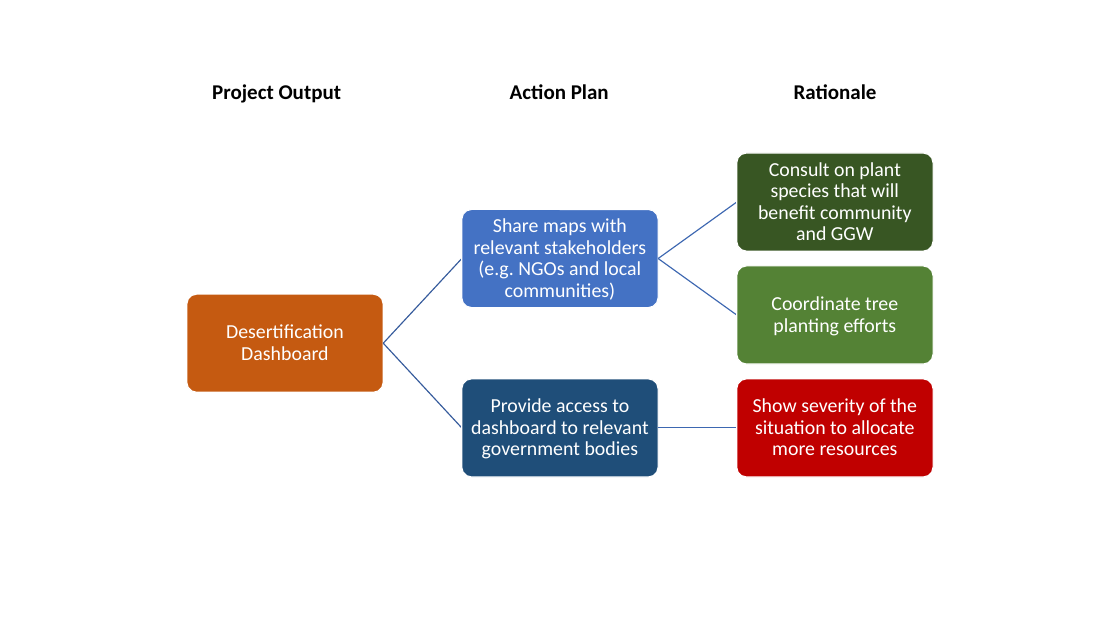
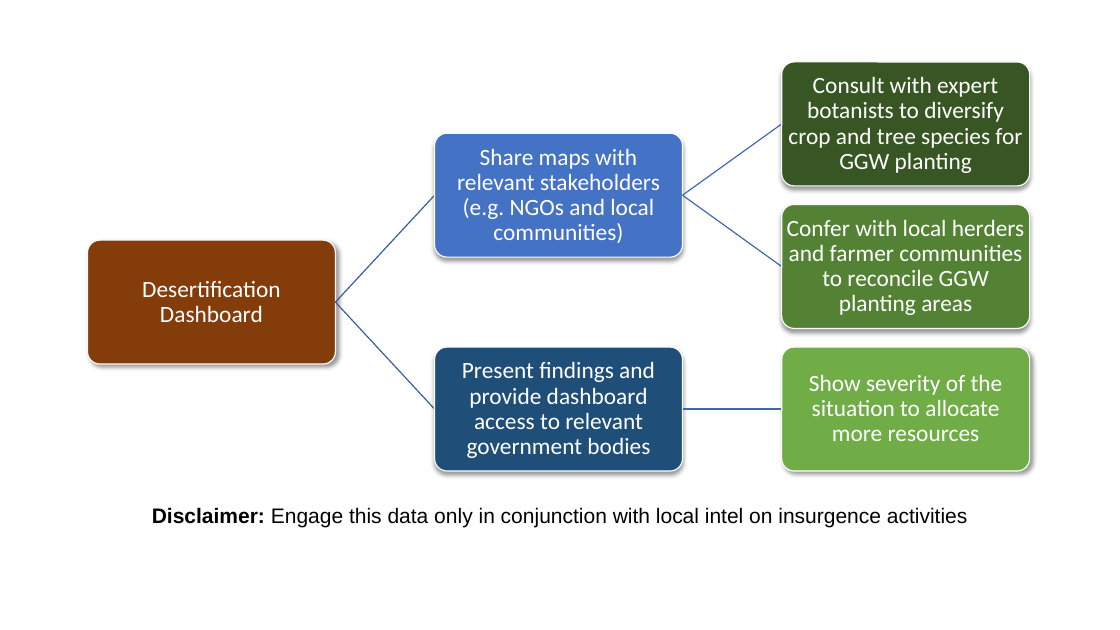
Before and after one commit to hanukikanker/desert-roses, a slide deck: slide 3 of Images/Remote Sensing Slides (for editing graphics).pptx. Drawn at 1120x630 pixels with LibreOffice and Linux fonts; fonts in the diff are those of the drawing. Boxes give left, top, right and bottom in pixels: in the first picture for what was removed or moved away, otherwise in the second. Text is boxed around its words. In the diff, an @@ line names an element or a change of style, - is before the commit and + after.

Commit message:
desert or dessert?

```diff
--- a/Images/Remote Sensing Slides (for editing graphics).pptx
+++ b/Images/Remote Sensing Slides (for editing graphics).pptx
@@ shadow on in 4 elements at box(434, 347, 682, 471), box(434, 134, 682, 258), box(782, 204, 1030, 329), box(782, 62, 1030, 187) @@
@@ rounded rectangle: place and size @@
-rounded rectangle at box(737, 153, 933, 251)
+rounded rectangle at box(782, 62, 1030, 187)
@@ group removed at box(187, 84, 911, 392): 5 texts, 1 rounded rectangle @@
-Consult on plant species that will benefit community and GGW
-Coordinate tree planting efforts
-Project Output
-Action Plan
-Rationale
@@ rounded rectangle: place and size @@
-rounded rectangle at box(462, 209, 659, 308)
+rounded rectangle at box(434, 134, 682, 258)
@@ text "Share maps with relevant stakeholders ...": place and size @@
-text "Share maps with relevant stakeholders ..." at box(474, 218, 646, 300)
+text "Share maps with relevant stakeholders ..." at box(457, 149, 660, 243)
@@ freeform shape at box(682, 123, 783, 197): rotation 35 to 324 degrees; outline redrawn @@
@@ freeform shape: place and size @@
-freeform shape at box(382, 257, 463, 344)
+freeform shape at box(334, 194, 437, 304)
@@ freeform shape at box(682, 193, 783, 268): rotation 324 to 35 degrees; outline redrawn @@
@@ rounded rectangle: place and size @@
-rounded rectangle at box(737, 266, 933, 365)
+rounded rectangle at box(782, 204, 1030, 329)
@@ size 17 to 20 pt; more space between paragraphs in 3 elements at box(809, 375, 1003, 441), box(457, 149, 660, 243), box(142, 281, 281, 322) @@
@@ text "Desertification Dashboard": place and size @@
-text "Desertification Dashboard" at box(226, 324, 344, 360)
+text "Desertification Dashboard" at box(142, 281, 281, 322)
@@ freeform shape: place and size @@
-freeform shape at box(382, 342, 463, 429)
+freeform shape at box(334, 301, 437, 411)
@@ rounded rectangle: place and size @@
-rounded rectangle at box(462, 379, 659, 477)
+rounded rectangle at box(434, 347, 682, 471)
@@ rounded rectangle: place and size @@
-rounded rectangle at box(737, 379, 933, 477)
+rounded rectangle at box(782, 347, 1030, 471)
@@ rounded rectangle at box(782, 347, 1030, 471): fill #C00000 to #70AD47; shadow on @@
@@ text "Show severity of the situation ...": place and size @@
-text "Show severity of the situation ..." at box(753, 398, 917, 455)
+text "Show severity of the situation ..." at box(809, 375, 1003, 441)
@@ text at box(462, 361, 655, 458): text changed; size 17 to 20 pt @@
-Provide access to dashboard to relevant government bodies
+Present findings and provide dashboard access to relevant government bodies
@@ freeform shape: place and size @@
-freeform shape at box(659, 426, 738, 429)
+freeform shape at box(683, 408, 782, 412)
@@ group added at box(87, 76, 1025, 528): 3 texts, 1 rounded rectangle @@
+Consult with expert botanists to diversify crop and tree species for GGW planting
+Confer with local herders and farmer communities to reconcile GGW planting areas
+Disclaimer: Engage this data only in conjunction with local intel on insurgence activities
```
Also in this commit, not shown: 2 other files.
